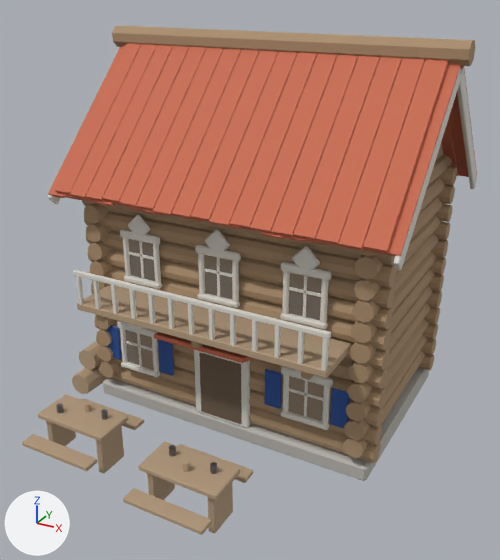
Renders of the glTF model empire/assets/models/bld_traktir_e1.glb from each side of a commit.
Rendered twice from a camera (50 mm lens) standing at (1.31, -2.42, 1.96) and looking at (-0.06, 0.07, 0.72). The axes (+X, +Y, +Z) are drawn at lower left. The lights are the same throughout. The older version comes first. Vertices at exactly the same position are counted once.

Script lines for the objects in view, before the commit:
```python
ob_traktir = bpy.data.objects.new('traktir', me_traktir)
ob_traktir.location = (0.0, 0.0, 0.0)
```
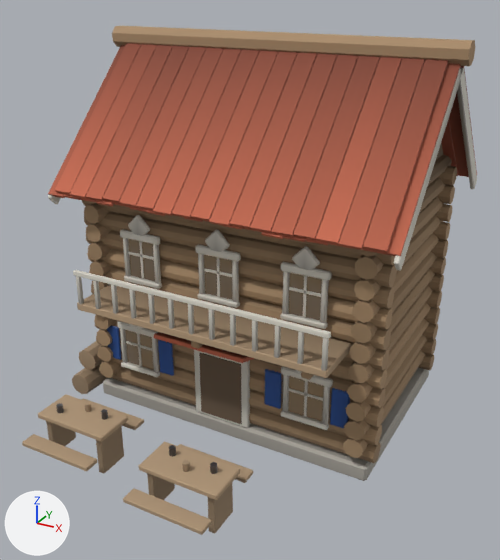
Pixel boxes (x1, y1, x2, y2) of what changed, in the pictures (500 x 560 px):
'traktir', recoloured: (45, 39, 473, 534) in both

Edits to the bpy script that builds the scene:
```text
Change mat_m_stone:
    where n0 = _N.new('ShaderNodeBsdfPrincipled'); n0.name = 'Principled BSDF'
    remove n0.inputs[0].default_value = (0.5, 0.48, 0.44, 1.0)  # 'Base Color', grey #bcb8b1
    add n2 = _N.new('ShaderNodeMix'); n2.name = 'Mix'
    add n2.data_type = 'RGBA'
    add n2.blend_type = 'MULTIPLY'
    add n2.inputs[0].default_value = 1.0  # 'Factor'
    add n2.inputs[7].default_value = (0.5, 0.48, 0.44, 1.0)  # 'B', grey #bcb8b1
    add n3 = _N.new('ShaderNodeVertexColor'); n3.name = 'Color Attribute'
    add _L.new(n2.outputs[2], n0.inputs[0])  # 'Result' to 'Base Color'
    add _L.new(n3.outputs[0], n2.inputs[6])  # 'Color' to 'A'
Change mat_m_log:
    where n0 = _N.new('ShaderNodeBsdfPrincipled'); n0.name = 'Principled BSDF'
    remove n0.inputs[0].default_value = (0.42, 0.28, 0.16, 1.0)  # 'Base Color', beige #ad906f
    add n2 = _N.new('ShaderNodeMix'); n2.name = 'Mix'
    add n2.data_type = 'RGBA'
    add n2.blend_type = 'MULTIPLY'
    add n2.inputs[0].default_value = 1.0  # 'Factor'
    add n2.inputs[7].default_value = (0.42, 0.28, 0.16, 1.0)  # 'B', beige #ad906f
    add n3 = _N.new('ShaderNodeVertexColor'); n3.name = 'Color Attribute'
    add _L.new(n2.outputs[2], n0.inputs[0])  # 'Result' to 'Base Color'
    add _L.new(n3.outputs[0], n2.inputs[6])  # 'Color' to 'A'
Change mat_m_roof:
    where n0 = _N.new('ShaderNodeBsdfPrincipled'); n0.name = 'Principled BSDF'
    remove n0.inputs[0].default_value = (0.6, 0.15, 0.08, 1.0)  # 'Base Color', orange #cb6c50
    add n2 = _N.new('ShaderNodeMix'); n2.name = 'Mix'
    add n2.data_type = 'RGBA'
    add n2.blend_type = 'MULTIPLY'
    add n2.inputs[0].default_value = 1.0  # 'Factor'
    add n2.inputs[7].default_value = (0.6, 0.15, 0.08, 1.0)  # 'B', orange #cb6c50
    add n3 = _N.new('ShaderNodeVertexColor'); n3.name = 'Color Attribute'
    add _L.new(n2.outputs[2], n0.inputs[0])  # 'Result' to 'Base Color'
    add _L.new(n3.outputs[0], n2.inputs[6])  # 'Color' to 'A'
Change mat_m_plank:
    where n0 = _N.new('ShaderNodeBsdfPrincipled'); n0.name = 'Principled BSDF'
    remove n0.inputs[0].default_value = (0.46, 0.33, 0.21, 1.0)  # 'Base Color', beige #b59b7e
    add n2 = _N.new('ShaderNodeMix'); n2.name = 'Mix'
    add n2.data_type = 'RGBA'
    add n2.blend_type = 'MULTIPLY'
    add n2.inputs[0].default_value = 1.0  # 'Factor'
    add n2.inputs[7].default_value = (0.46, 0.33, 0.21, 1.0)  # 'B', beige #b59b7e
    add n3 = _N.new('ShaderNodeVertexColor'); n3.name = 'Color Attribute'
    add _L.new(n2.outputs[2], n0.inputs[0])  # 'Result' to 'Base Color'
    add _L.new(n3.outputs[0], n2.inputs[6])  # 'Color' to 'A'
Change mat_m_paint_white:
    where n0 = _N.new('ShaderNodeBsdfPrincipled'); n0.name = 'Principled BSDF'
    remove n0.inputs[0].default_value = (0.74, 0.72, 0.66, 1.0)  # 'Base Color', light grey #dfddd4
    add n2 = _N.new('ShaderNodeMix'); n2.name = 'Mix'
    add n2.data_type = 'RGBA'
    add n2.blend_type = 'MULTIPLY'
    add n2.inputs[0].default_value = 1.0  # 'Factor'
    add n2.inputs[7].default_value = (0.74, 0.72, 0.66, 1.0)  # 'B', light grey #dfddd4
    add n3 = _N.new('ShaderNodeVertexColor'); n3.name = 'Color Attribute'
    add _L.new(n2.outputs[2], n0.inputs[0])  # 'Result' to 'Base Color'
    add _L.new(n3.outputs[0], n2.inputs[6])  # 'Color' to 'A'
Change mat_m_dark:
    where n0 = _N.new('ShaderNodeBsdfPrincipled'); n0.name = 'Principled BSDF'
    remove n0.inputs[0].default_value = (0.16, 0.11, 0.07, 1.0)  # 'Base Color', brown #6f5d4b
    add n2 = _N.new('ShaderNodeMix'); n2.name = 'Mix'
    add n2.data_type = 'RGBA'
    add n2.blend_type = 'MULTIPLY'
    add n2.inputs[0].default_value = 1.0  # 'Factor'
    add n2.inputs[7].default_value = (0.16, 0.11, 0.07, 1.0)  # 'B', brown #6f5d4b
    add n3 = _N.new('ShaderNodeVertexColor'); n3.name = 'Color Attribute'
    add _L.new(n2.outputs[2], n0.inputs[0])  # 'Result' to 'Base Color'
    add _L.new(n3.outputs[0], n2.inputs[6])  # 'Color' to 'A'
Change mat_m_window:
    where n0 = _N.new('ShaderNodeBsdfPrincipled'); n0.name = 'Principled BSDF'
    remove n0.inputs[0].default_value = (0.05, 0.07, 0.1, 1.0)  # 'Base Color', dark blue #3f4b59
    add n2 = _N.new('ShaderNodeMix'); n2.name = 'Mix'
    add n2.data_type = 'RGBA'
    add n2.blend_type = 'MULTIPLY'
    add n2.inputs[0].default_value = 1.0  # 'Factor'
    add n2.inputs[7].default_value = (0.05, 0.07, 0.1, 1.0)  # 'B', dark blue #3f4b59
    add n3 = _N.new('ShaderNodeVertexColor'); n3.name = 'Color Attribute'
    add _L.new(n2.outputs[2], n0.inputs[0])  # 'Result' to 'Base Color'
    add _L.new(n3.outputs[0], n2.inputs[6])  # 'Color' to 'A'
Change mat_m_shutter:
    where n0 = _N.new('ShaderNodeBsdfPrincipled'); n0.name = 'Principled BSDF'
    remove n0.inputs[0].default_value = (0.02, 0.08, 0.32, 1.0)  # 'Base Color', blue #275099
    add n2 = _N.new('ShaderNodeMix'); n2.name = 'Mix'
    add n2.data_type = 'RGBA'
    add n2.blend_type = 'MULTIPLY'
    add n2.inputs[0].default_value = 1.0  # 'Factor'
    add n2.inputs[7].default_value = (0.02, 0.08, 0.32, 1.0)  # 'B', blue #275099
    add n3 = _N.new('ShaderNodeVertexColor'); n3.name = 'Color Attribute'
    add _L.new(n2.outputs[2], n0.inputs[0])  # 'Result' to 'Base Color'
    add _L.new(n3.outputs[0], n2.inputs[6])  # 'Color' to 'A'
Change mat_m_iron:
    where n0 = _N.new('ShaderNodeBsdfPrincipled'); n0.name = 'Principled BSDF'
    remove n0.inputs[0].default_value = (0.2, 0.2, 0.22, 1.0)  # 'Base Color', grey #7c7c81
    add n2 = _N.new('ShaderNodeMix'); n2.name = 'Mix'
    add n2.data_type = 'RGBA'
    add n2.blend_type = 'MULTIPLY'
    add n2.inputs[0].default_value = 1.0  # 'Factor'
    add n2.inputs[7].default_value = (0.2, 0.2, 0.22, 1.0)  # 'B', grey #7c7c81
    add n3 = _N.new('ShaderNodeVertexColor'); n3.name = 'Color Attribute'
    add _L.new(n2.outputs[2], n0.inputs[0])  # 'Result' to 'Base Color'
    add _L.new(n3.outputs[0], n2.inputs[6])  # 'Color' to 'A'
Change me_traktir:
    where me_traktir.from_pydata(...)  # 3416 vertices, 5980 faces; spans x -0.96..0.73, y -0.81..1.03, z -0.02..1.75
    me_traktir part 1: vertex colours changed
```
